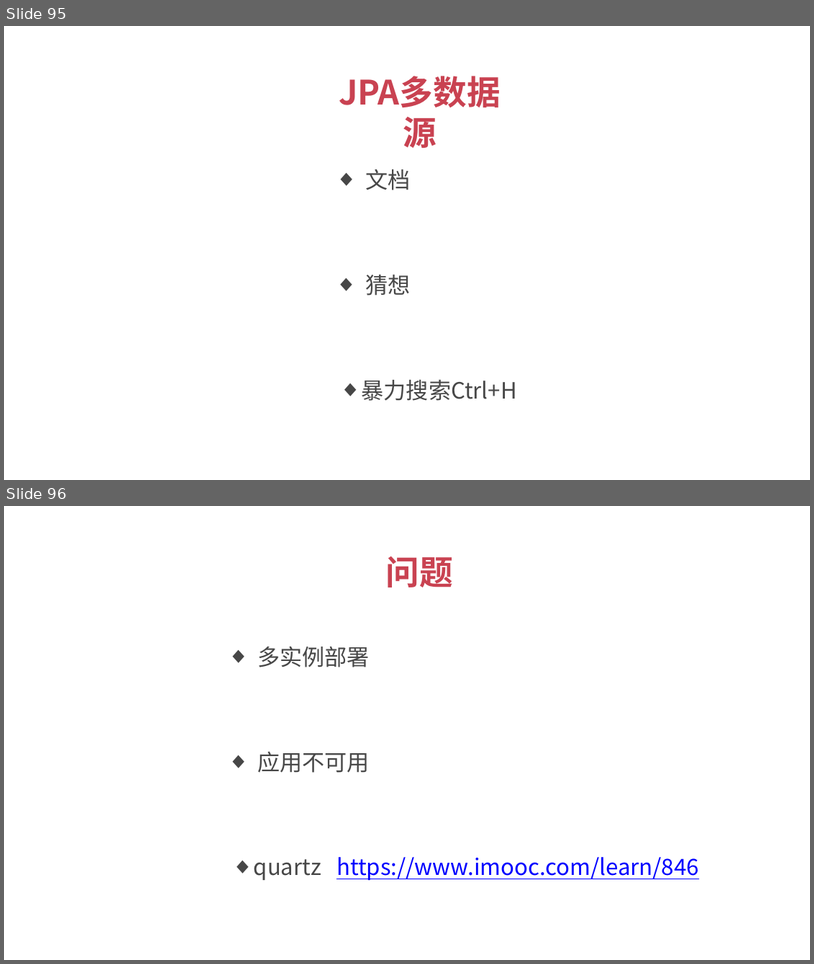
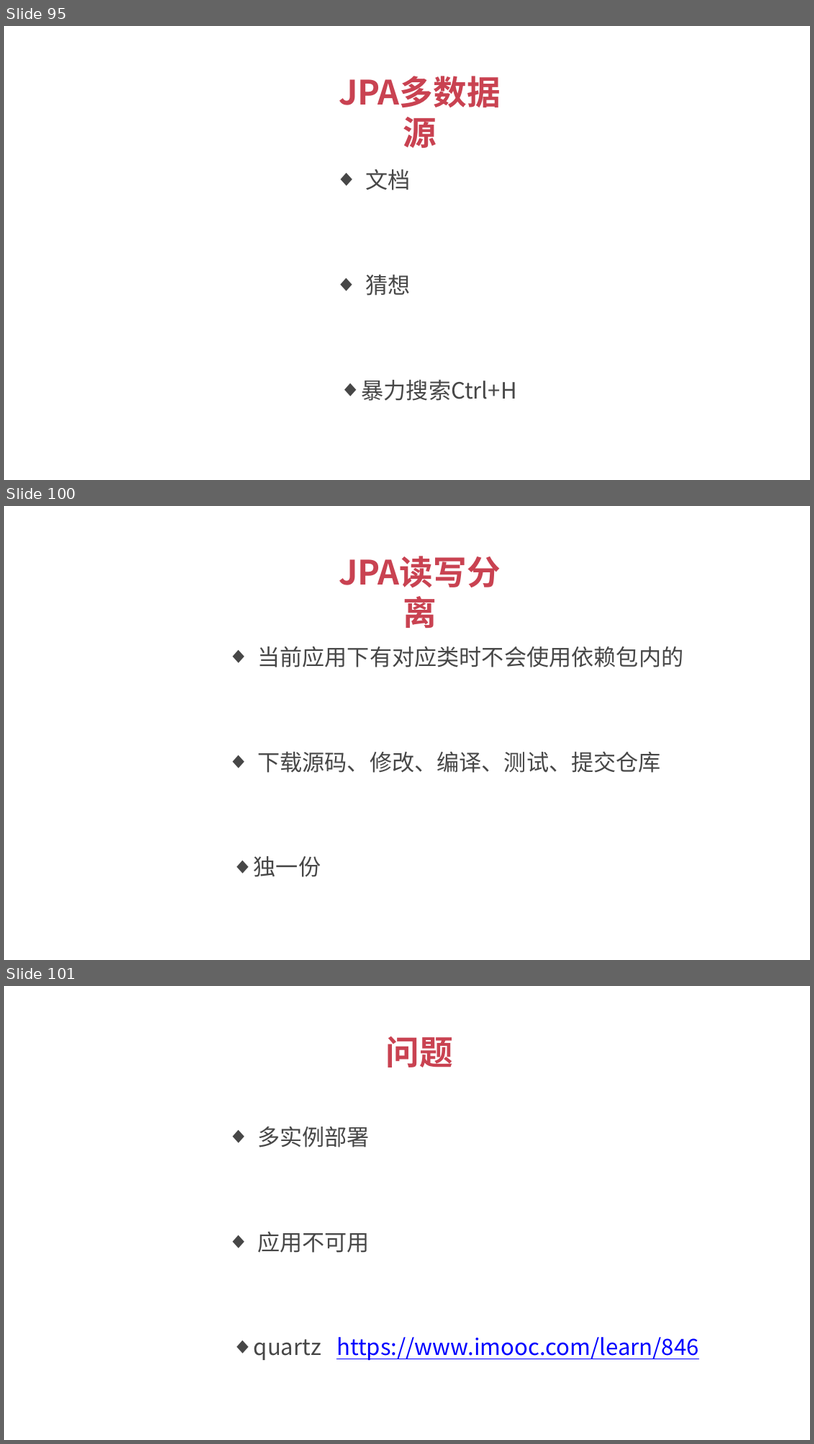
Before and after one commit to 1329555958/financial, a slide deck: 理财平台.pptx. Shown one above the other, each under a label of ours: slides 95 and 96 before the commit, slides 95, 100 and 101 after it; the slides between them are not shown. The pictures are 814x964 and 814x1444 pixels, drawn with LibreOffice and Linux fonts; fonts in the diff are those of the drawing. Boxes give left, top, right and bottom in pixels: in the first picture for what was removed or moved away, otherwise in the second. Text is boxed around its words. In the diff, an @@ line names an element or a change of style, - is before the commit and + after.

```diff
--- a/理财平台.pptx
+++ b/理财平台.pptx
@@ slide 100 added at (x1=4, y1=506, x2=810, y2=960), background #FFFFFF @@
@@ text added at (x1=314, y1=547, x2=526, y2=595), 30 pt, text #C94251, bold @@
+JPA读写分离
@@ text added at (x1=257, y1=646, x2=684, y2=667), 20 pt, text #474747 @@
+  ◆ 当前应用下有对应类时不会使用依赖包内的
@@ text added at (x1=257, y1=752, x2=661, y2=772), 20 pt, text #474747 @@
+  ◆ 下载源码、修改、编译、测试、提交仓库
@@ text added at (x1=254, y1=856, x2=321, y2=877), 20 pt, text #474747 @@
+  ◆ 独一份
@@ what was slide 96 is now slide 101 @@
```
Also in this commit, not shown: 4 other slides added, 5 other files.
